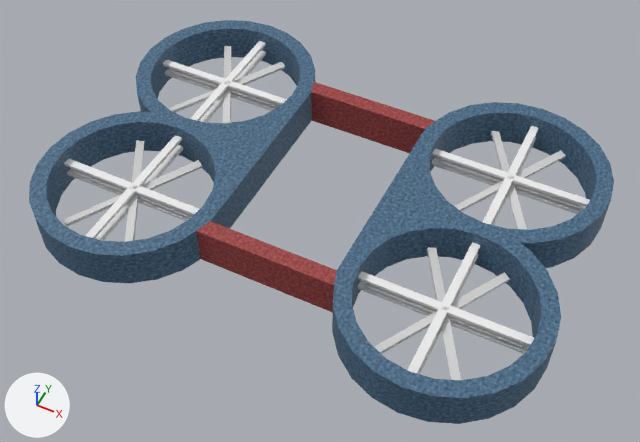
The FBX model Extended_Project_Game/Assets/Models/drone4.fbx as it was, and as the next commit left it.
One viewpoint serves both versions: a 50 mm lens placed at (0.167, -0.338, 0.403), pointed at (0.005, -0.014, -0.001). The lights are fixed; the arrows at lower left show +X, +Y and +Z. Where no turn or scale is listed for an object, it has been applied to the vertices.

Objects in the first picture: 'dronePoly', 'group3_pCube18', 'group3_pCube18.001', 'group3_pCube18.002', 'group3_pCube18.003', 'pCube25', 'pCube26', 'pCube27', 'pCube28'.
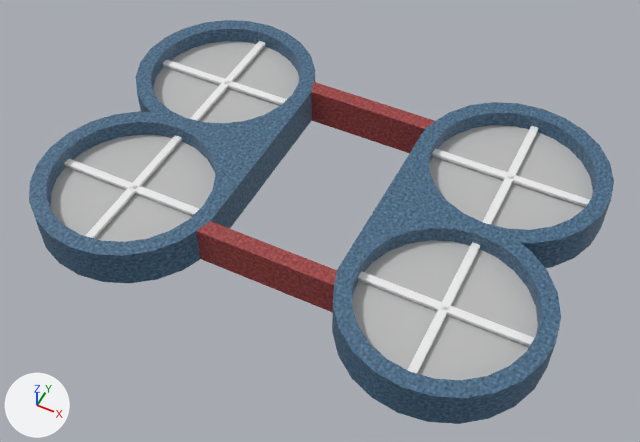
Location of each change, (x1, y1, x2, y2) in pixels of the pictures (640 x 442 px):
'pCylinder6', added
    after: (352, 240, 538, 380)
'pCylinder1', added
    after: (51, 135, 215, 242)
'pCylinder4', added
    after: (430, 125, 593, 230)
'pCylinder2', added
    after: (153, 41, 299, 123)
'group3_pCube18.003', unchanged, covered by the edit
    before: (366, 247, 524, 380)
'group3_pCube18.002', unchanged, covered by the edit
    before: (439, 131, 581, 230)
'group3_pCube18', unchanged, covered by the edit
    before: (63, 140, 202, 242)
'group3_pCube18.001', unchanged, covered by the edit
    before: (168, 46, 285, 123)

The change, as a list of edits to the scene's bpy script:
```text
Add mat_lambert1:
    mat_lambert1 = principled_material('lambert1')
    mat_lambert1.base_color = (0.5, 0.5, 0.5)  # grey #bcbcbc
Add me_mesh_012:
    me_mesh_012.from_pydata(...)  # a 24-sided cylinder along z spanning x -0.05..0.05, y -0.05..0.05, z -0.0015..0.0015
    me_mesh_012.materials.append(mat_lambert1)  # grey #bcbcbc
Add ob_pcylinder6:
    ob_pcylinder6 = bpy.data.objects.new('pCylinder6', me_mesh_012)
    ob_pcylinder6.location = (0.1, -0.055, 0.0125)
Add ob_pcylinder1:
    ob_pcylinder1 = bpy.data.objects.new('pCylinder1', me_mesh_012.copy())
    ob_pcylinder1.location = (-0.1, -0.055, 0.0125)
Add ob_pcylinder2:
    ob_pcylinder2 = bpy.data.objects.new('pCylinder2', me_mesh_012.copy())
    ob_pcylinder2.location = (-0.1, 0.055, 0.0125)
Add ob_pcylinder4:
    ob_pcylinder4 = bpy.data.objects.new('pCylinder4', me_mesh_012.copy())
    ob_pcylinder4.location = (0.1, 0.055, 0.0125)
```
